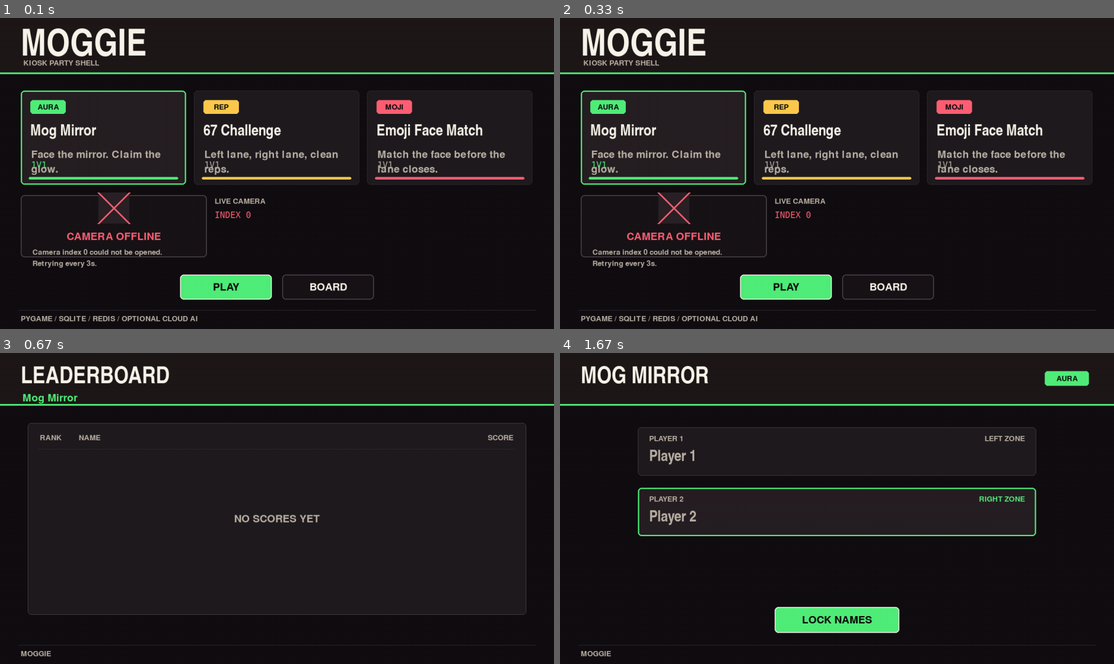
Above: before the commit, frames 1-4 (two rows, left to right).
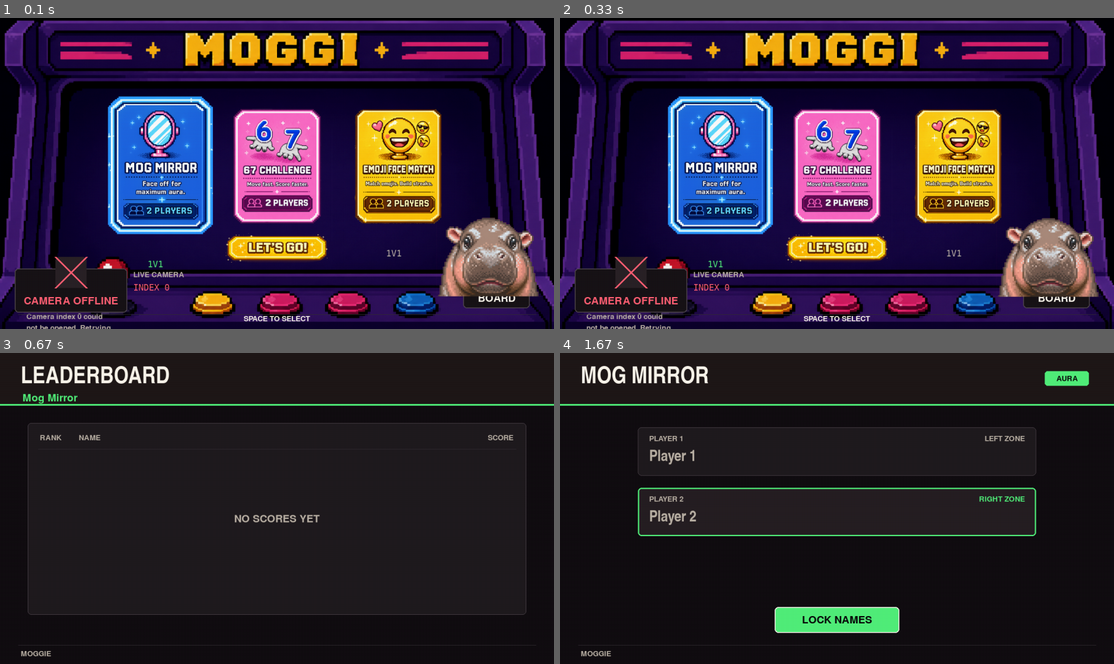
Above: after the commit, the same moments.

Repository: BeanyZoldyck/moggie
Game: pygame game, started from app/main.py
Two runs of this game, one before a commit and one after it. Both use one fixed random seed, a clock stepped at 60 frames per second and the inputs below.
Inputs:
- Up to frame 1 (0.1 s): no input
- Up to frame 2 (0.33 s): no input
- Up to frame 3 (0.67 s): hold L from 0.33 s (still down)
- Up to frame 4 (1.67 s): release L at 0.8 s; tap Enter at 0.83 s; hold Up 1.17-1.63 s

The runs differ from the first frame. In frame 1, 86% of the frame differs, in the area x 0-100%, y 0-100%; in frame 2, 86%; in frame 3, nothing differs; in frame 4, nothing differs.

Commit message:
Integrate arcade home UI

Diff:
--- a/app/ui/render_utils.py
+++ b/app/ui/render_utils.py
@@ -1,9 +1,15 @@
 from __future__ import annotations
 
 from dataclasses import dataclass
+from pathlib import Path
 from typing import Any
 
 from app.ui import theme
+
+
+ASSET_ROOT = Path(__file__).resolve().parents[1] / "moggi" / "assets"
+_IMAGE_CACHE: dict[str, Any] = {}
+_SCALED_IMAGE_CACHE: dict[tuple[str, tuple[int, int]], Any] = {}
 
 
 def scale_to_fit(source_size: tuple[int, int], target_size: tuple[int, int]) -> tuple[int, int]:
@@ -11,6 +17,53 @@
     target_w, target_h = target_size
     scale = min(target_w / source_w, target_h / source_h)
     return int(source_w * scale), int(source_h * scale)
+
+
+def load_asset_image(pygame: Any, filename: str) -> Any | None:
+    if filename in _IMAGE_CACHE:
+        return _IMAGE_CACHE[filename]
+
+    path = ASSET_ROOT / filename
+    if not path.exists():
+        return None
+
+    image = pygame.image.load(str(path))
+    try:
+        image = image.convert_alpha()
+    except pygame.error:
+        image = image.convert()
+    _IMAGE_CACHE[filename] = image
+    return image
+
+
+def scaled_asset_image(pygame: Any, filename: str, size: tuple[int, int]) -> Any | None:
+    if size[0] <= 0 or size[1] <= 0:
+        return None
+    key = (filename, size)
+    if key in _SCALED_IMAGE_CACHE:
+        return _SCALED_IMAGE_CACHE[key]
+
+    image = load_asset_image(pygame, filename)
+    if image is None:
+        return None
+    scaled = pygame.transform.smoothscale(image, size)
+    _SCALED_IMAGE_CACHE[key] = scaled
+    return scaled
+
+
+def draw_centered_asset(
+    pygame: Any,
+    surface: Any,
+    filename: str,
+    center: tuple[int, int],
+    size: tuple[int, int],
+) -> Any | None:
+    image = scaled_asset_image(pygame, filename, size)
+    if image is None:
+        return None
+    rect = image.get_rect(center=center)
+    surface.blit(image, rect)
+    return rect
 
 
 @dataclass(frozen=True)
--- a/app/ui/screens/home_screen.py
+++ b/app/ui/screens/home_screen.py
@@ -1,5 +1,6 @@
 from __future__ import annotations
 
+import math
 from typing import Any
 
 from app.core.game_catalog import GAMES, game_index, player_count_for_game
@@ -10,9 +11,11 @@
     draw_badge,
     draw_bottom_rule,
     draw_button,
+    draw_centered_asset,
     draw_panel,
     draw_text,
     draw_wrapped_text,
+    scaled_asset_image,
 )
 from app.ui.renderers.camera_preview_renderer import CameraPreviewRenderer
 
@@ -25,6 +28,11 @@
 
 class HomeScreen:
     name = "home"
+    card_assets = (
+        ("card_mirror.png", "card_mirror_selected.PNG"),
+        ("card_sixseven.PNG", "card_sixseven_selected.PNG"),
+        ("card_emoji.PNG", "card_emoji_selected.PNG"),
+    )
 
     def __init__(self, manager: Any) -> None:
         self.manager = manager
@@ -60,61 +68,45 @@
         self.fonts = self.fonts or build_fonts(pygame)
         fonts = self.fonts
         width, height = surface.get_size()
-        surface.fill(theme.BACKGROUND)
-
-        pygame.draw.rect(surface, (31, 24, 24), pygame.Rect(0, 0, width, 126))
-        pygame.draw.rect(surface, theme.ACCENT, pygame.Rect(0, 126, width, 4))
-        draw_text(surface, "MOGGIE", fonts.masthead, theme.TEXT, (48, 24))
-        draw_text(surface, "KIOSK PARTY SHELL", fonts.small, theme.TEXT_MUTED, (54, 96))
-
-        card_margin = 48
-        card_gap = 18
-        card_y = 168
-        preview_h = min(164, max(118, height // 5))
-        card_h = min(276, max(218, height - preview_h - 392))
-        card_w = (width - card_margin * 2 - card_gap * 2) // 3
+        bg = scaled_asset_image(pygame, "arcade_bg.png", (width, height))
+        if bg is None:
+            surface.fill(theme.BACKGROUND)
+        else:
+            surface.blit(bg, (0, 0))
+
+        scale = min(width / 1280, height / 720)
+        card_normal = (max(184, int(330 * scale)), max(262, int(470 * scale)))
+        card_selected = (max(202, int(360 * scale)), max(292, int(520 * scale)))
+        card_centers = (
+            (int(width * 0.281), int(height * 0.493)),
+            (int(width * 0.492), int(height * 0.493)),
+            (int(width * 0.711), int(height * 0.493)),
+        )
         for index, game in enumerate(GAMES):
-            rect = pygame.Rect(card_margin + index * (card_w + card_gap), card_y, card_w, card_h)
-            selected = index == self.game_index
-            fill = (39, 32, 35) if selected else theme.SURFACE
-            border = game.accent if selected else theme.DIM_BORDER
-            draw_panel(pygame, surface, rect, fill=fill, border=border, width=3 if selected else 1)
-            pygame.draw.rect(
-                surface,
-                game.accent,
-                pygame.Rect(rect.left + 18, rect.bottom - 18, rect.width - 36, 6),
-                border_radius=3,
-            )
-            badge_rect = pygame.Rect(rect.left + 22, rect.top + 22, 82, 32)
-            draw_badge(pygame, surface, badge_rect, game.badge, fonts.small, accent=game.accent)
-            draw_text(
-                surface,
-                game.title,
-                fonts.card_title,
-                theme.TEXT,
-                (rect.left + 22, rect.top + 78),
-                max_width=rect.width - 44,
-            )
-            draw_wrapped_text(
-                surface,
-                game.tagline,
-                fonts.body,
-                theme.TEXT_MUTED,
-                pygame.Rect(rect.left + 24, rect.top + 136, rect.width - 48, 94),
-                max_lines=2,
-            )
+            selected = index == self.game_index and self.action_index == 0
+            normal_asset, selected_asset = self.card_assets[index]
+            filename = selected_asset if selected else normal_asset
+            size = card_selected if selected else card_normal
+            rect = draw_centered_asset(pygame, surface, filename, card_centers[index], size)
+            if rect is None:
+                rect = self._render_fallback_card(pygame, surface, index, game, card_centers[index], size, fonts)
+
             player_count = player_count_for_game(game.game_type, self.manager.config)
             mode = "SOLO" if player_count == 1 else "1V1"
             draw_text(
                 surface,
                 mode,
                 fonts.mono,
-                game.accent if selected else theme.TEXT_MUTED,
-                (rect.left + 24, rect.bottom - 58),
+                game.accent if index == self.game_index else theme.TEXT_MUTED,
+                (rect.centerx, rect.bottom - int(44 * scale)),
+                anchor="center",
+                max_width=max(80, rect.width - 54),
             )
 
         active_game = GAMES[self.game_index]
-        preview_rect = pygame.Rect(48, min(height - preview_h - 64, card_y + card_h + 24), min(430, width - 96), preview_h)
+        preview_w = min(int(260 * scale), max(180, width // 4))
+        preview_h = min(int(118 * scale), max(82, height // 7))
+        preview_rect = pygame.Rect(34, height - preview_h - 38, preview_w, preview_h)
         camera_service = self.manager.camera_service
         frame = camera_service.latest_display_frame() if camera_service is not None else None
         diagnostic = (
@@ -129,29 +121,34 @@
             diagnostic=diagnostic,
             show_divider=self.manager.config.show_zone_divider,
         )
-        draw_text(surface, "LIVE CAMERA", fonts.small, theme.TEXT_MUTED, (preview_rect.right + 18, preview_rect.top + 6))
+        draw_text(surface, "LIVE CAMERA", fonts.small, theme.TEXT_MUTED, (preview_rect.right + 14, preview_rect.top + 6))
         draw_text(
             surface,
             f"INDEX {self.manager.config.camera_index}",
             fonts.mono,
             theme.ACCENT if frame is not None else theme.ERROR,
-            (preview_rect.right + 18, preview_rect.top + 34),
-        )
-
-        button_w = 212
-        button_h = 58
-        buttons_y = height - 126
-        play_rect = pygame.Rect(width // 2 - button_w - 12, buttons_y, button_w, button_h)
-        board_rect = pygame.Rect(width // 2 + 12, buttons_y, button_w, button_h)
-        draw_button(
-            pygame,
-            surface,
-            play_rect,
-            "PLAY",
-            fonts.body,
-            selected=self.action_index == 0,
-            accent=active_game.accent,
-        )
+            (preview_rect.right + 14, preview_rect.top + 32),
+        )
+
+        play_size = (
+            max(190, int((350 if self.action_index == 0 else 320) * scale)),
+            max(96, int((200 if self.action_index == 0 else 170) * scale)),
+        )
+        play_asset = "lets_go_pressed.png" if self.action_index == 0 else "lets_go.png"
+        play_rect = draw_centered_asset(pygame, surface, play_asset, (width // 2, int(height * 0.75)), play_size)
+        if play_rect is None:
+            play_rect = pygame.Rect(width // 2 - 106, int(height * 0.75) - 29, 212, 58)
+            draw_button(
+                pygame,
+                surface,
+                play_rect,
+                "PLAY",
+                fonts.body,
+                selected=self.action_index == 0,
+                accent=active_game.accent,
+            )
+
+        board_rect = pygame.Rect(width - 210, height - 94, 154, 46)
         draw_button(
             pygame,
             surface,
@@ -161,8 +158,55 @@
             selected=self.action_index == 1,
             accent=active_game.accent,
         )
-        draw_bottom_rule(pygame, surface, height - 44, width)
-        draw_text(surface, "PYGAME / SQLITE / REDIS / OPTIONAL CLOUD AI", fonts.small, theme.TEXT_MUTED, (48, height - 32))
+
+        mascot_size = (max(110, int(300 * scale)), max(164, int(450 * scale)))
+        bounce = int(math.sin(pygame.time.get_ticks() / 120) * 7 * scale)
+        draw_centered_asset(
+            pygame,
+            surface,
+            "moo_deng_pixel.png",
+            (min(width - mascot_size[0] // 3, int(width * 0.88)), int(height * 0.58) + bounce),
+            mascot_size,
+        )
+
+        draw_bottom_rule(pygame, surface, height - 34, width)
+        draw_text(surface, "SPACE TO SELECT", fonts.small, theme.TEXT, (width // 2, height - 24), anchor="center")
+
+    def _render_fallback_card(
+        self,
+        pygame: Any,
+        surface: Any,
+        index: int,
+        game: Any,
+        center: tuple[int, int],
+        size: tuple[int, int],
+        fonts: FontSet,
+    ) -> Any:
+        rect = pygame.Rect(0, 0, size[0], size[1])
+        rect.center = center
+        selected = index == self.game_index and self.action_index == 0
+        fill = (39, 32, 35) if selected else theme.SURFACE
+        border = game.accent if selected else theme.DIM_BORDER
+        draw_panel(pygame, surface, rect, fill=fill, border=border, width=3 if selected else 1)
+        badge_rect = pygame.Rect(rect.left + 22, rect.top + 24, 82, 32)
+        draw_badge(pygame, surface, badge_rect, game.badge, fonts.small, accent=game.accent)
+        draw_text(
+            surface,
+            game.title,
+            fonts.card_title,
+            theme.TEXT,
+            (rect.left + 22, rect.top + 78),
+            max_width=rect.width - 44,
+        )
+        draw_wrapped_text(
+            surface,
+            game.tagline,
+            fonts.body,
+            theme.TEXT_MUTED,
+            pygame.Rect(rect.left + 24, rect.top + 136, rect.width - 48, 94),
+            max_lines=2,
+        )
+        return rect
 
     def _move_game(self, direction: int) -> None:
         self.game_index = (self.game_index + direction) % len(GAMES)
